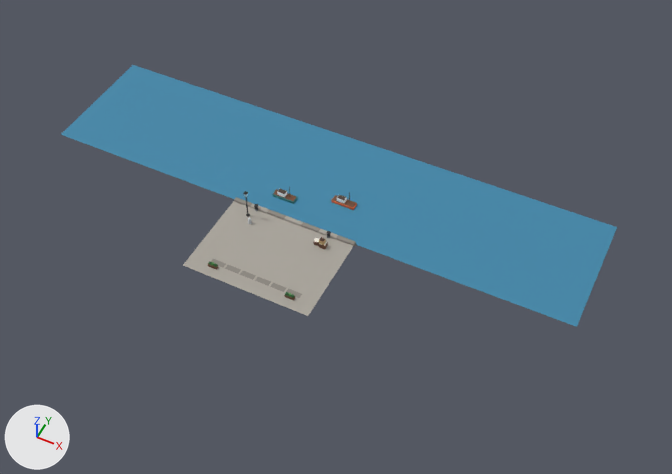
The FBX model pour-and-roast/unity/Assets/Resources/kit/shell_cart.fbx: old version first, new version second.
One viewpoint serves both versions: a 50 mm camera at (33.1, -51.8, 70.5) aimed at (4.5, 5.4, -1.0). The axes (+X, +Y, +Z) are drawn at lower left. The lights are the same throughout. The picture after the commit comes second.

In view in the first picture: 'shell_cart'.
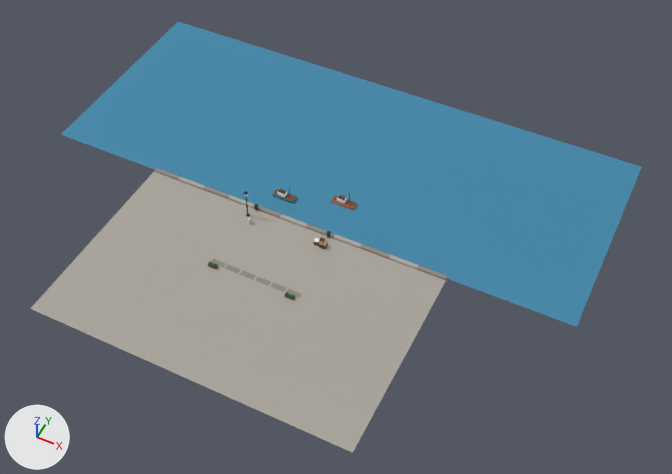
Changed parts and their boxes (x1, y1, x2, y2) in the pictures (672 x 474 px; the box of a moved part takes in the faces that stretch with it):
'shell_cart', reshaped (10% wider, 64% taller): before (61, 65, 617, 327); after (30, 22, 641, 453)
part 1 of me_shell_cart, moved or reshaped: before (234, 197, 252, 207); after (154, 168, 180, 180)
part 2 of me_shell_cart, moved or reshaped: before (250, 203, 269, 213); after (178, 177, 205, 189)
part 3 of me_shell_cart, moved or reshaped: before (267, 210, 286, 219); after (203, 186, 230, 199)
part 4 of me_shell_cart, moved or reshaped: before (284, 216, 303, 226); after (228, 195, 255, 208)
part 5 of me_shell_cart, moved or reshaped: before (301, 222, 320, 232); after (253, 205, 281, 218)
part 6 of me_shell_cart, moved or reshaped: before (319, 229, 338, 239); after (279, 214, 308, 228)
part 7 of me_shell_cart, moved or reshaped: before (336, 235, 356, 245); after (306, 224, 335, 238)
part 8 of me_shell_cart, added: after (333, 234, 362, 248)
part 9 of me_shell_cart, added: after (361, 244, 390, 258)
part 10 of me_shell_cart, added: after (389, 255, 419, 269)
part 11 of me_shell_cart, added: after (417, 265, 448, 280)
part 12 of me_shell_cart, built on: before (131, 65, 617, 280); after (30, 22, 641, 453)

Diff of the bpy script that builds the scene:
```diff
--- a/pour-and-roast/unity/Assets/Resources/kit/shell_cart.fbx.py
+++ b/pour-and-roast/unity/Assets/Resources/kit/shell_cart.fbx.py
@@ me_shell_cart @@
 # verts and faces of me_shell_cart; kept vertices keep their numbers, new ones are numbered from 752
-me_shell_cart.from_pydata(...)  # 752 vertices, 638 faces; spans x -30.0..30.0, y -5.5..19.0, z -0.6..3.5
+me_shell_cart.from_pydata(...)  # 848 vertices, 738 faces; spans x -30.0..30.0, y -16.5..29.0, z -0.6..3.5
+# me_shell_cart part 1: the loose piece of 24 vertices spanning x -7.0..-5.0, y 4.3..4.8, z 0.0..0.2 is scaled about its middle by (1.57, 1, 1), then moved by (-9.5, 0.0, 0.0)
+# me_shell_cart part 2: the loose piece of 24 vertices spanning x -5.0..-3.0, y 4.3..4.8, z 0.0..0.2 is scaled about its middle by (1.57, 1, 1), then moved by (-8.4, 0.0, 0.0)
+# me_shell_cart part 3: the loose piece of 24 vertices spanning x -3.0..-1.0, y 4.3..4.8, z 0.0..0.2 is scaled about its middle by (1.57, 1, 1), then moved by (-7.3, 0.0, 0.0)
+# me_shell_cart part 4: the loose piece of 24 vertices spanning x -1.0..1.0, y 4.3..4.8, z 0.0..0.2 is scaled about its middle by (1.57, 1, 1), then moved by (-6.2, 0.0, 0.0)
+# me_shell_cart part 5: the loose piece of 24 vertices spanning x 1.0..3.0, y 4.3..4.8, z 0.0..0.2 is scaled about its middle by (1.57, 1, 1), then moved by (-5.1, 0.0, 0.0)
+# me_shell_cart part 6: the loose piece of 24 vertices spanning x 3.0..5.0, y 4.3..4.8, z 0.0..0.2 is scaled about its middle by (1.57, 1, 1), then moved by (-4.0, 0.0, 0.0)
+# me_shell_cart part 7: the loose piece of 24 vertices spanning x 5.0..7.0, y 4.3..4.8, z 0.0..0.2 is scaled about its middle by (1.57, 1, 1), then moved by (-2.9, 0.0, 0.0)
+# me_shell_cart part 8: the loose piece of 24 vertices spanning x 3.0..5.0, y 4.3..4.8, z 0.0..0.2 is copied, and the copy is scaled about the mesh origin by (1.57, 1, 1); it spans x 4.7..7.7, y 4.3..4.8, z 0.0..0.2
+# me_shell_cart part 9: the loose piece of 24 vertices spanning x 5.0..7.0, y 4.3..4.8, z 0.0..0.2 is copied, and the copy is scaled about its middle by (1.57, 1, 1), then moved by (3.3, 0.0, 0.0); it spans x 7.7..10.8, y 4.3..4.8, z 0.0..0.2
+# me_shell_cart part 10: the loose piece of 24 vertices spanning x 5.0..7.0, y 4.3..4.8, z 0.0..0.2 is copied, and the copy is scaled about its middle by (1.57, 1, 1), then moved by (6.4, 0.0, 0.0); it spans x 10.8..13.9, y 4.3..4.8, z 0.0..0.2
+# me_shell_cart part 11: the loose piece of 24 vertices spanning x 5.0..7.0, y 4.3..4.8, z 0.0..0.2 is copied, and the copy is scaled about its middle by (1.57, 1, 1), then moved by (9.5, 0.0, 0.0); it spans x 13.9..17.0, y 4.3..4.8, z 0.0..0.2
+# me_shell_cart part 12
+verts[30] = (30.0, 29.0, -0.3)  # moved, pixel (641, 166)
+verts[31] = (-30.0, 29.0, -0.3)  # moved, pixel (177, 21)
+verts[752] = (-17.0, -16.5, 0.0)  # pixel (30, 308)
+verts[753] = (17.0, -16.5, 0.0)  # pixel (352, 452)
+verts[754] = (17.0, 4.8, 0.0)  # pixel (448, 276)
+verts[755] = (-17.0, 4.8, 0.0)  # pixel (156, 168)
+faces += [(752, 753, 754, 755)]
+# other edits to the shape of me_shell_cart do not show in these pictures
 me_shell_cart.materials.append(mat_palette)
```
